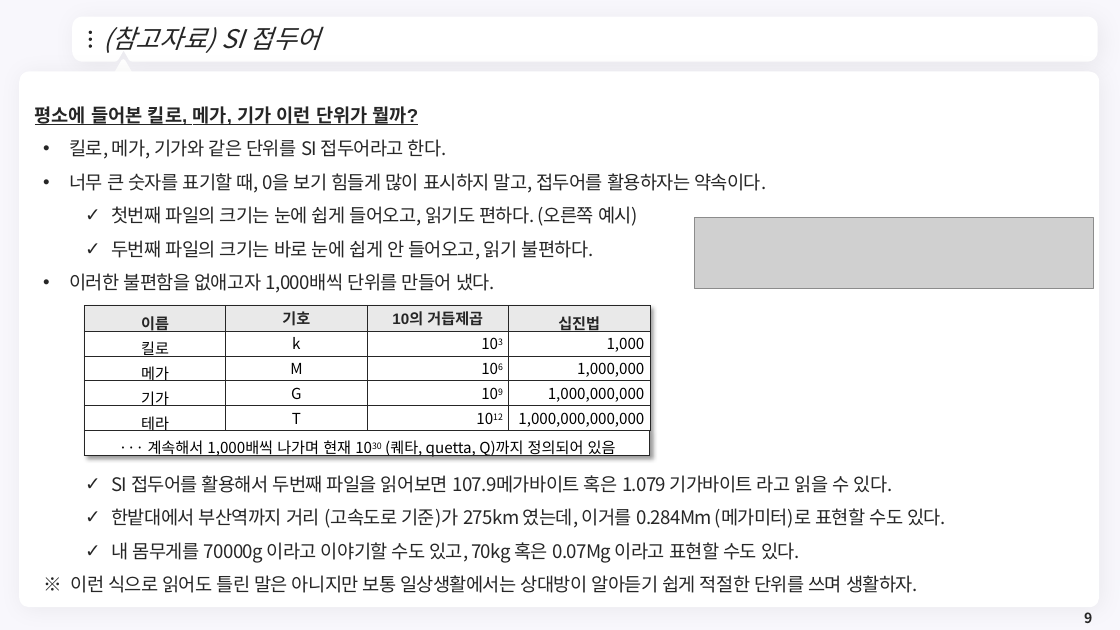
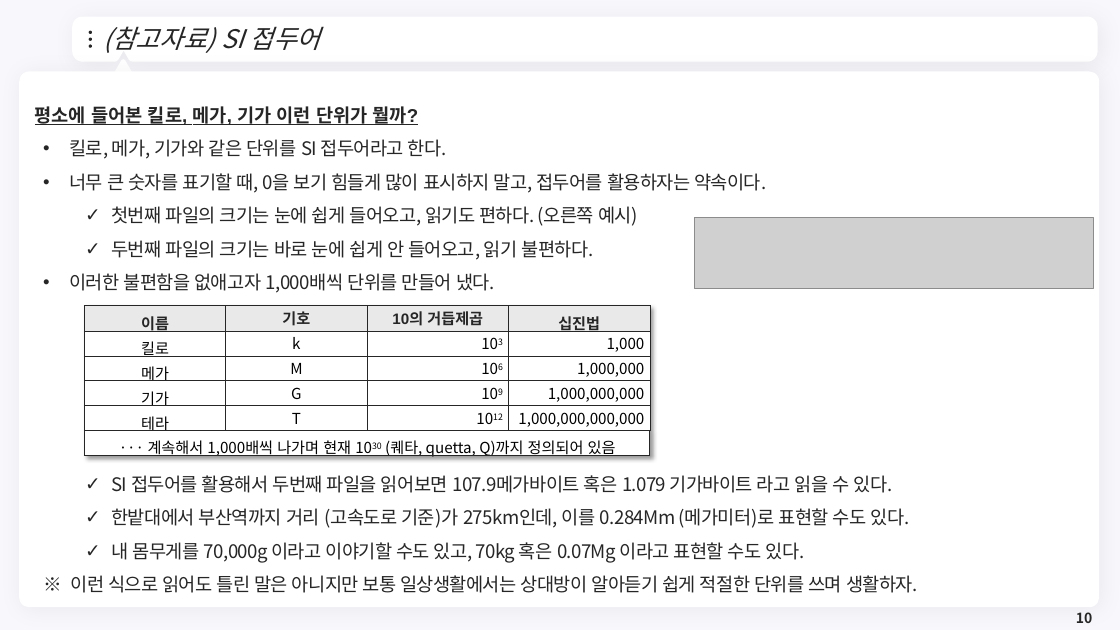
Before and after one commit to meandthey/Teaching, a slide deck: slide 10 of 에너지경제학/자원에너지경제학_Chapter_1.pptx (slide 9 before the commit). Drawn at 1120x630 pixels with LibreOffice and Linux fonts; fonts in the diff are those of the drawing; grey boxes stand for pictures; background and template pictures are left out. Boxes give left, top, right and bottom in pixels: in the first picture for what was removed or moved away, otherwise in the second. Text is boxed around its words. In the diff, an @@ line names an element or a change of style, - is before the commit and + after.

```diff
--- a/에너지경제학/자원에너지경제학_Chapter_1.pptx
+++ b/에너지경제학/자원에너지경제학_Chapter_1.pptx
@@ text at bbox=[111, 508, 910, 563]: text changed @@
-  ✓ 한밭대에서 부산역까지 거리 (고속도로 기준)가 275km 였는데, 이거를 0.284Mm (메가미터)로 표현할 수도 있다.
-  ✓ 내 몸무게를 70000g 이라고 이야기할 수도 있고, 70kg 혹은 0.07Mg 이라고 표현할 수도 있다.
+  ✓ 한밭대에서 부산역까지 거리 (고속도로 기준)가 275km인데, 이를 0.284Mm (메가미터)로 표현할 수도 있다.
+  ✓ 내 몸무게를 70,000g 이라고 이야기할 수도 있고, 70kg 혹은 0.07Mg 이라고 표현할 수도 있다.
@@ page number at bbox=[1076, 612, 1092, 623]: text changed @@
-9
+10
```
Also in this commit, not shown: 5 other slides changed, 6 slides added.
